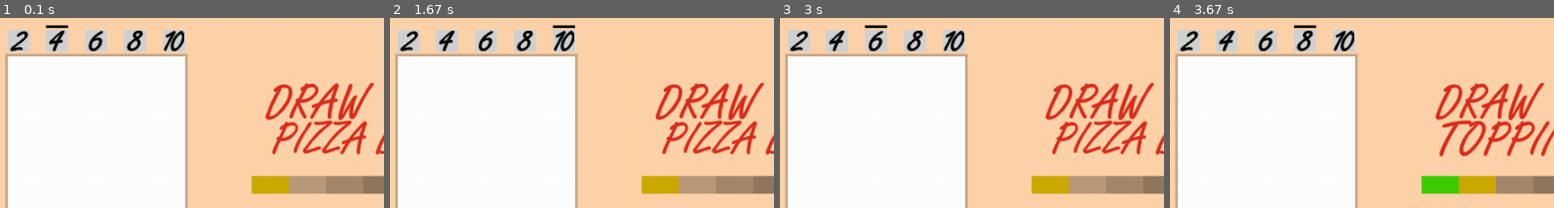
Above: before the commit, frames 1-4 (left to right).
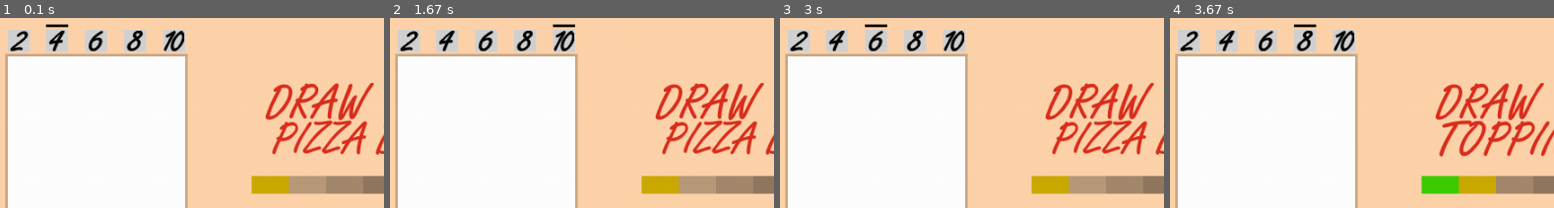
Above: after the commit, the same moments.

Repository: Karltroid/KarlsPizza
Game: pygame game, started from main.py
The game is run twice, just before and just after one commit, with the same random seed, the same clock (stepped at 60 frames per second) and the same inputs.
Inputs (mouse positions are % of the whole screen's width and height, from its top left):
- Up to frame 1 (0.1 s): no input
- Up to frame 2 (1.67 s): click (40, 6) at 0.38 s; click (60, 6) at 0.78 s; click (53, 60) at 1.2 s
- Up to frame 3 (3 s): click (50, 60) at 1.7 s; click (50, 6) at 2.27 s; move the mouse to (44, 87) at 2.63 s; click (44, 87) at 2.9 s
- Up to frame 4 (3.67 s): click (55, 6) at 3.58 s
The pictures show only the part of the screen within x 37-87%, y 0-50%; the shares and areas given below are measured in that part.

The runs differ from the first frame. In frame 1, 0.1% of the frame differs, in the area x 11-18%, y 3-6%; in frame 2, 0.1%; in frame 3, 0.1%; in frame 4, 0.1%.

Commit message:
Adjusted topping sizes and poses

Diff:
--- a/main.py
+++ b/main.py
@@ -59,9 +59,9 @@
     toppingRots = []         # [deg...]
 
     for i in range(0, len(toppings)):
-        toppingSizes.extend([r.randrange(10, 30)])       # get a random w/h
-        toppingPoses[0].extend([r.randrange(415, 530)])  # get a random x position
-        toppingPoses[1].extend([r.randrange(80, 195)])   # get a random y position
+        toppingSizes.extend([r.randrange(20, 40)])       # get a random w/h
+        toppingPoses[0].extend([r.randrange(415, 540)])  # get a random x position
+        toppingPoses[1].extend([r.randrange(65, 215)])   # get a random y position
         toppingRots.extend([r.randrange(0, 360)])        # get a random rotation
 
 
@@ -184,15 +184,15 @@
     sizebutton(531.25, 556.25, 20, 45, 15)
     sizebutton(575, 600, 20, 45, 20)
     if size == 2:
-        pygame.draw.rect(window, BLACK, (400, 15, 25, 3))
+        pygame.draw.rect(window, BLACK, (400, 14, 25, 3))
     elif size == 5:
-        pygame.draw.rect(window, BLACK, (443.75, 15, 25, 3))
+        pygame.draw.rect(window, BLACK, (443.75, 14, 25, 3))
     elif size == 10:
-        pygame.draw.rect(window, BLACK, (487.5, 15, 25, 3))
+        pygame.draw.rect(window, BLACK, (487.5, 14, 25, 3))
     elif size == 15:
-        pygame.draw.rect(window, BLACK, (531.25, 15, 25, 3))
+        pygame.draw.rect(window, BLACK, (531.25, 14, 25, 3))
     elif size == 20:
-        pygame.draw.rect(window, BLACK, (575, 15, 25, 3))
+        pygame.draw.rect(window, BLACK, (575, 14, 25, 3))
 
 
 def drawbg(title, button, progress):
